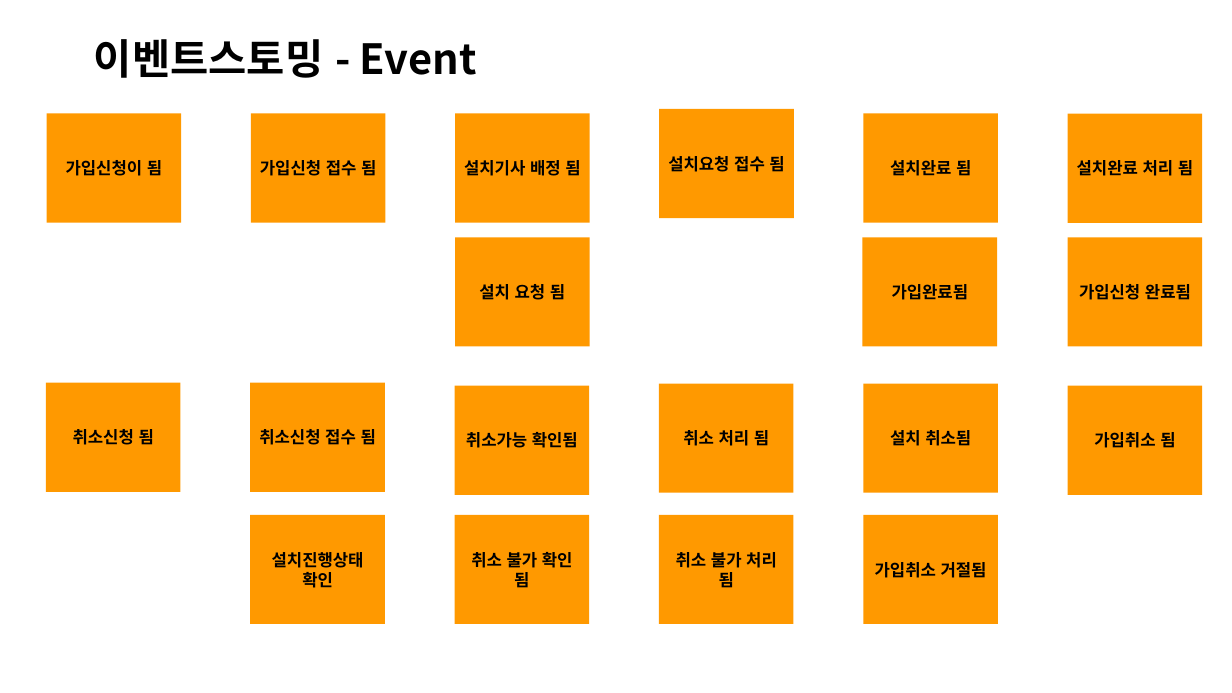
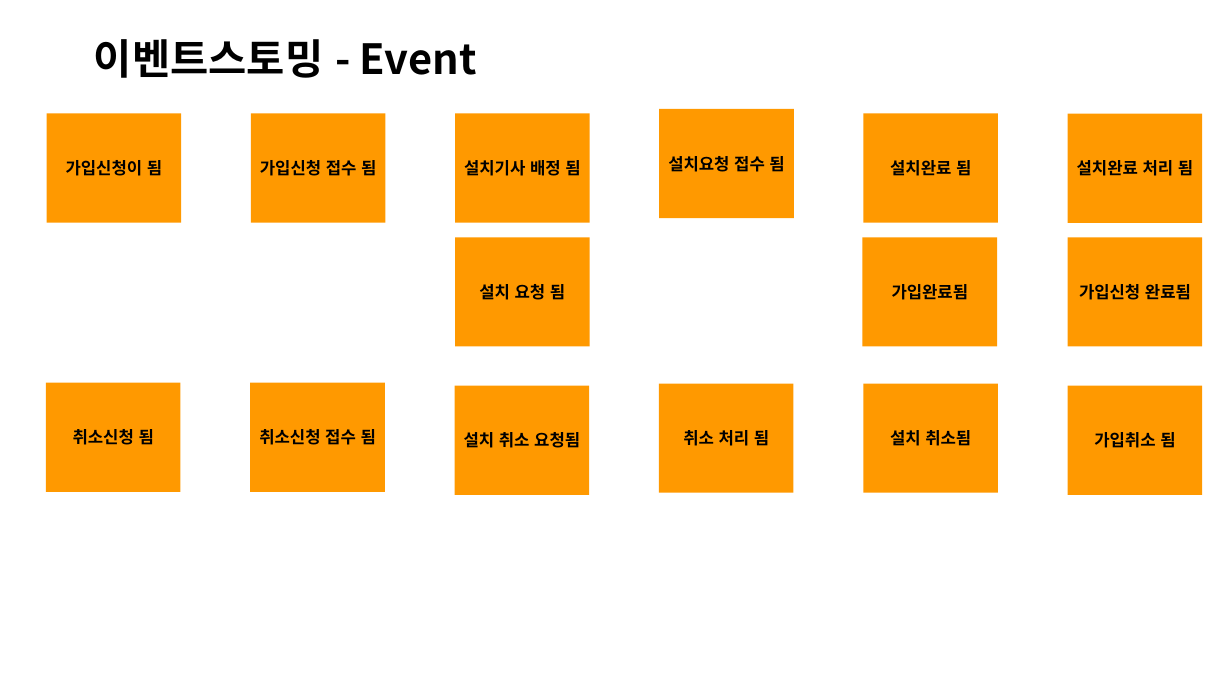
Before and after one commit to jisujin/ipTVShopProject, a slide deck: slide 7 of 실습프로젝트설계_ipTVShopProject.pptx. Drawn at 1232x693 pixels with LibreOffice and Linux fonts; fonts in the diff are those of the drawing. Boxes give left, top, right and bottom in pixels: in the first picture for what was removed or moved away, otherwise in the second. Text is boxed around its words. In the diff, an @@ line names an element or a change of style, - is before the commit and + after.

```diff
--- a/실습프로젝트설계_ipTVShopProject.pptx
+++ b/실습프로젝트설계_ipTVShopProject.pptx
@@ text in rectangle at box(464, 432, 580, 448): text changed @@
-취소가능 확인됨
+설치 취소 요청됨
@@ rectangle removed at box(250, 515, 385, 624) @@
-설치진행상태 확인
@@ rectangle removed at box(455, 515, 590, 624) @@
-취소 불가 확인 됨
@@ rectangle removed at box(659, 515, 794, 624) @@
-취소 불가 처리 됨
@@ rectangle removed at box(863, 515, 998, 624) @@
-가입취소 거절됨
```
Also in this commit, not shown: 17 other slides changed, 2 slides removed.
